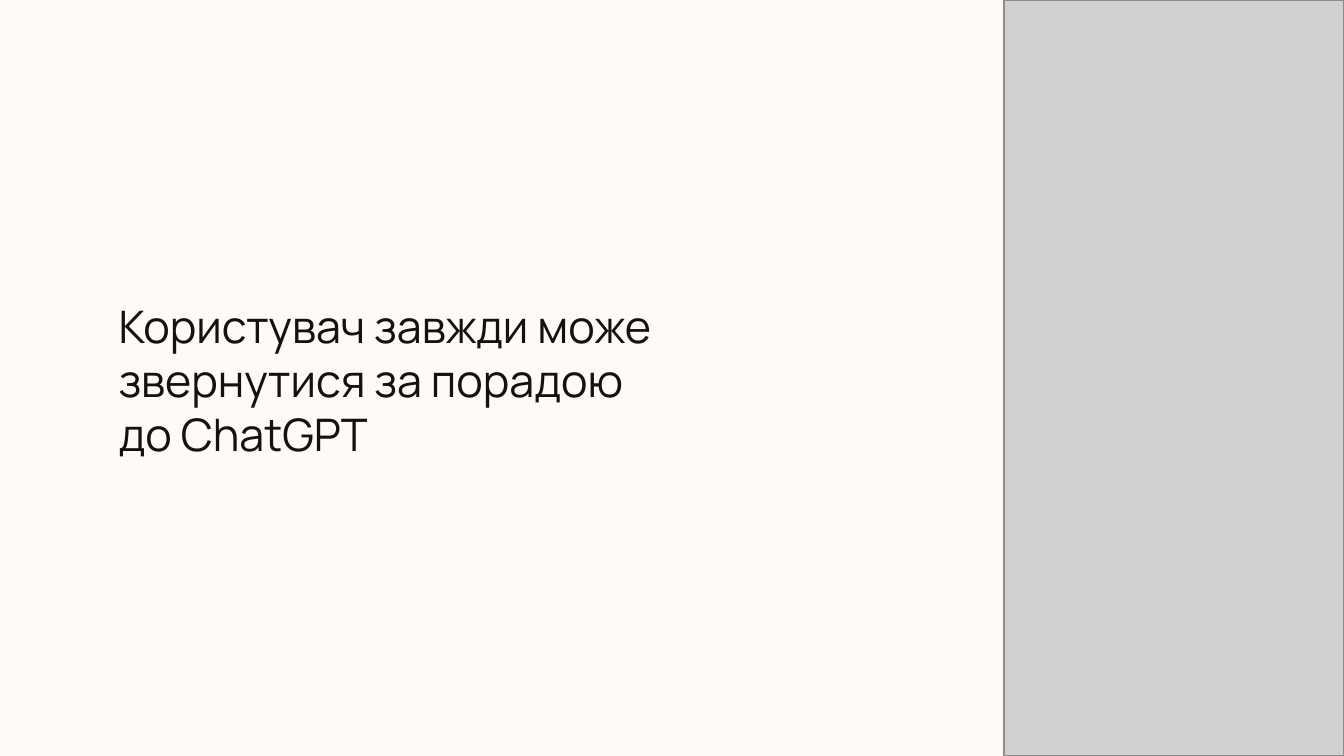
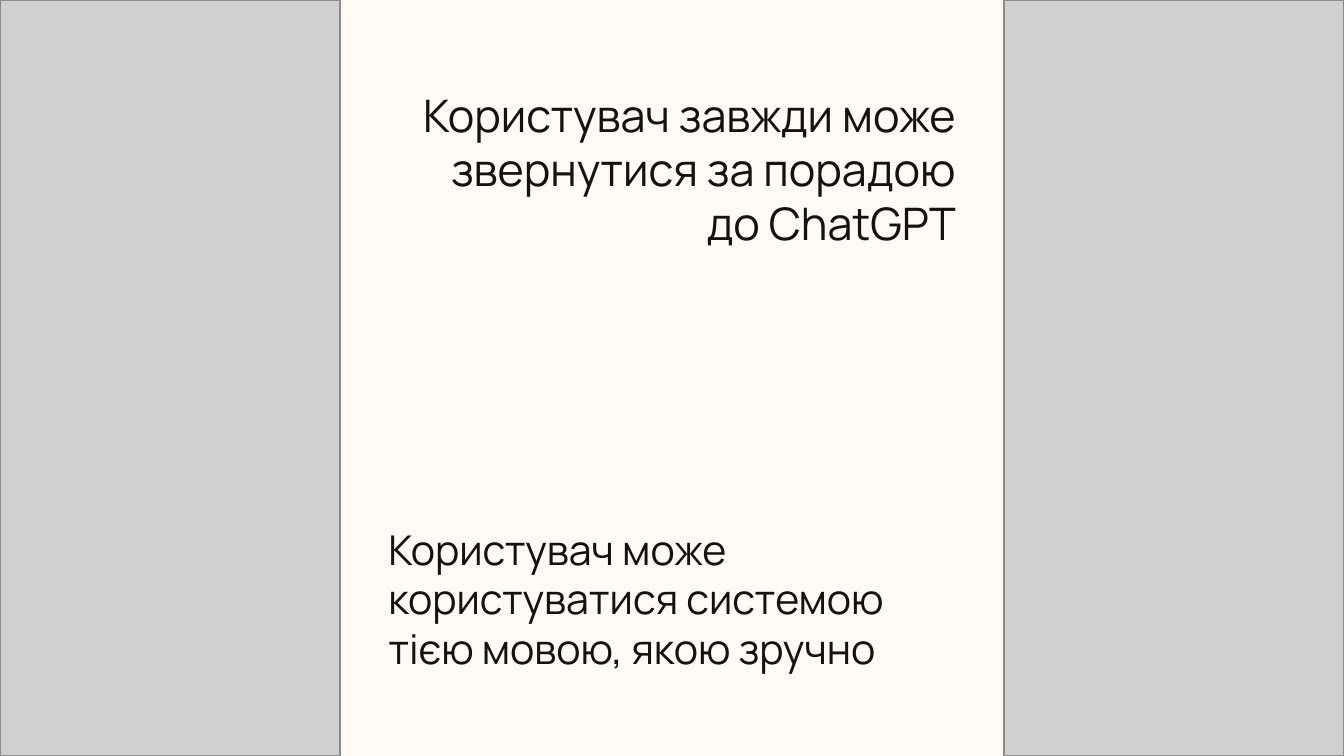
Before and after one commit to johnburitto/VMControlPanel, a slide deck: slide 15 of Презентація.pptx (slide 21 before the commit). Drawn at 1344x756 pixels with LibreOffice and Linux fonts; fonts in the diff are those of the drawing; grey boxes stand for pictures; background and template pictures are left out. Boxes give left, top, right and bottom in pixels: in the first picture for what was removed or moved away, otherwise in the second. Text is boxed around its words. In the diff, an @@ line names an element or a change of style, - is before the commit and + after.

```diff
--- a/Презентація.pptx
+++ b/Презентація.pptx
@@ picture added at (0, 0, 340, 755) @@
@@ text "Користувач завжди може звернутися за ...": place and size @@
-text "Користувач завжди може звернутися за ..." at (119, 310, 651, 457)
+text "Користувач завжди може звернутися за ..." at (423, 99, 956, 246)
@@ text "Користувач завжди може звернутися за ..." at (423, 99, 956, 246): alignment left to right @@
@@ text added at (388, 535, 883, 674), 22 pt, text #15110E @@
+Користувач може користуватися системою тією мовою, якою зручно
```
Also in this commit, not shown: 12 other slides changed, 3 slides added, 8 slides removed, 12 other files.
